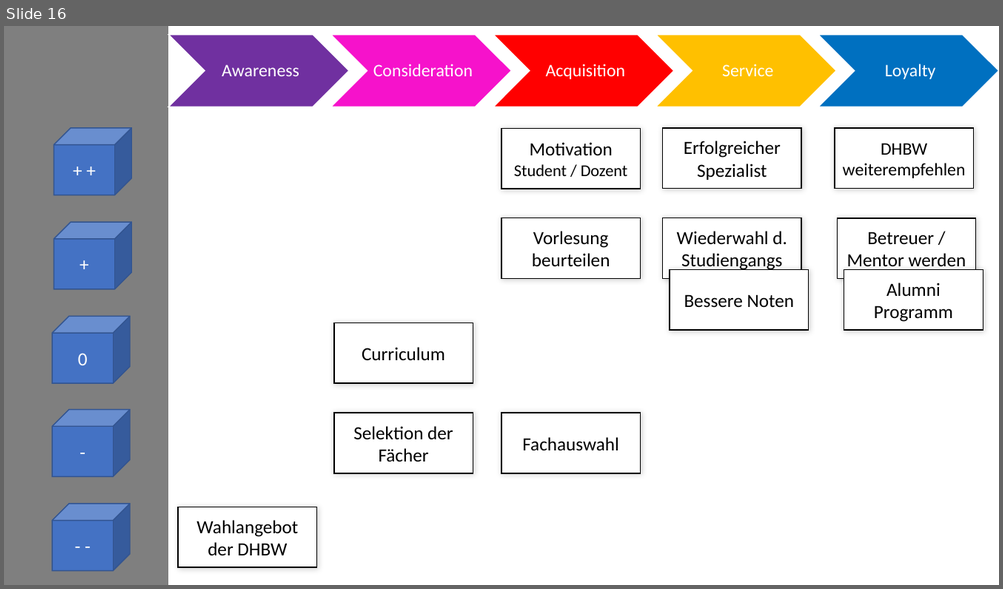
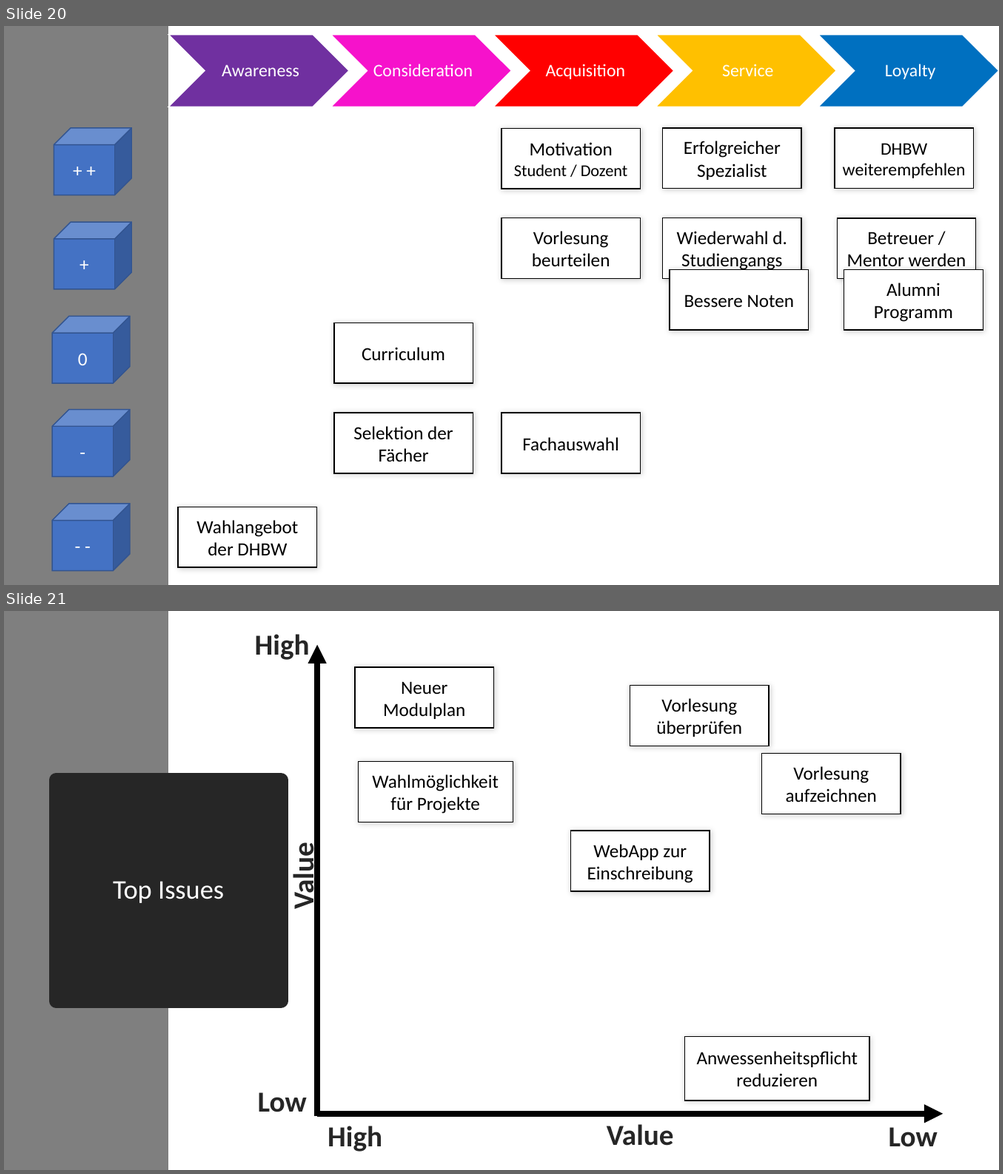
Before and after one commit to KanBen86/personalisierte-Studiengangsgestaltung, a slide deck: Präsentationen/Präsentation 1.pptx. Shown one above the other, each under a label of ours: slide 16 before the commit, slides 20 and 21 after it. The pictures are 1003x589 and 1003x1174 pixels, drawn with LibreOffice and Linux fonts; fonts in the diff are those of the drawing. Boxes give left, top, right and bottom in pixels: in the first picture for what was removed or moved away, otherwise in the second. Text is boxed around its words. In the diff, an @@ line names an element or a change of style, - is before the commit and + after.

```diff
--- a/Präsentationen/Präsentation 1.pptx
+++ b/Präsentationen/Präsentation 1.pptx
@@ slide 21 added at box(4, 611, 999, 1170), background #FFFFFF @@
@@ rectangle added at box(4, 611, 168, 1170), fill #7F7F7F @@
@@ text added at box(255, 634, 310, 662), 28 pt, text #262626, bold @@
+High
@@ arrow added from (317, 1117) to (317, 644), #000000 6 pt @@
@@ rectangle added at box(355, 668, 493, 728), fill #FFFFFF, outline #000000 1 pt, 18 pt, text #000000 @@
+Neuer Modulplan
@@ rectangle added at box(630, 686, 768, 746), fill #FFFFFF, outline #000000 1 pt, 18 pt, text #000000 @@
+Vorlesung überprüfen
@@ rectangle added at box(358, 762, 513, 822), fill #FFFFFF, outline #000000 1 pt, 18 pt, text #000000 @@
+Wahlmöglichkeit für Projekte
@@ rectangle added at box(761, 754, 900, 814), fill #FFFFFF, outline #000000 1 pt, 18 pt, text #000000 @@
+Vorlesung aufzeichnen
@@ title added at box(57, 780, 281, 1001), fill #262626, outline #262626 13.75 pt, 26 pt, text #FFFFFF @@
+Top Issues
@@ rectangle added at box(570, 831, 709, 891), fill #FFFFFF, outline #000000 1 pt, 18 pt, text #000000 @@
+WebApp zur Einschreibung
@@ text added at box(286, 849, 321, 908), 28 pt, text #262626, bold @@
+Value
@@ rectangle added at box(685, 1037, 869, 1101), fill #FFFFFF, outline #000000 1 pt, 18 pt, text #000000 @@
+Anwessenheitspflicht reduzieren
@@ text added at box(258, 1093, 307, 1113), 28 pt, text #262626, bold @@
+Low
@@ arrow added from (317, 1114) to (942, 1114), #000000 6 pt @@
@@ text added at box(327, 1126, 382, 1152), 28 pt, text #262626, bold @@
+High
@@ text added at box(606, 1125, 674, 1146), 28 pt, text #262626, bold @@
+Value
@@ text added at box(888, 1122, 937, 1147), 28 pt, text #262626, bold @@
+Low
@@ what was slide 16 is now slide 20 @@
```
Also in this commit, not shown: 1 slide changed, 5 other slides added, 2 slides removed.
